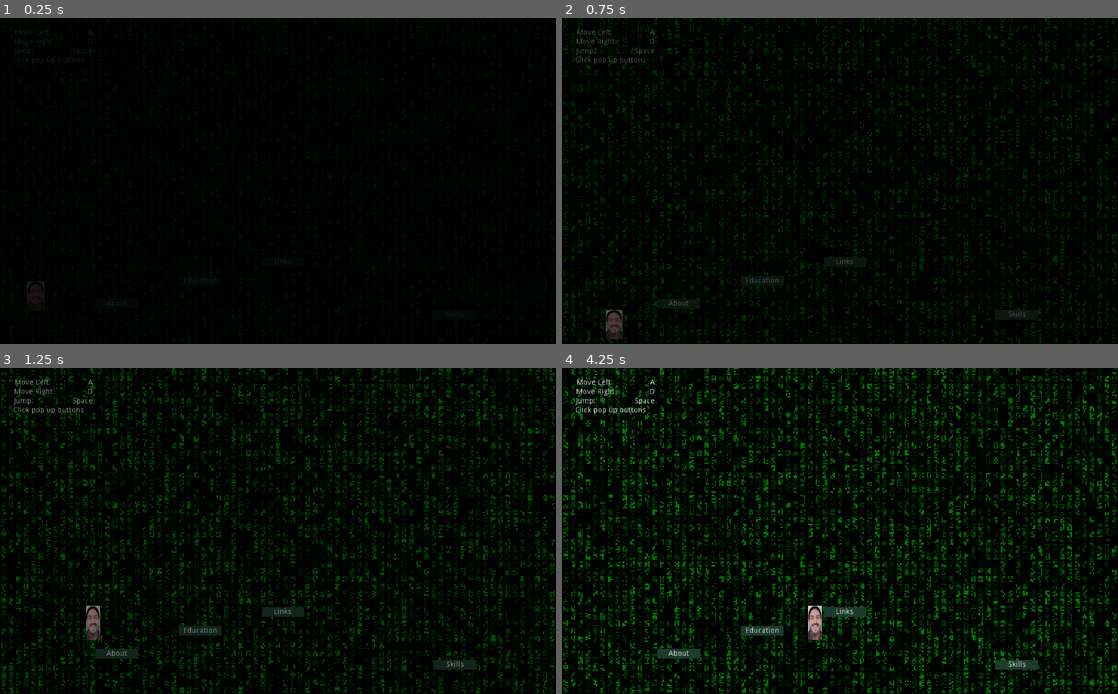
Above: before the commit, frames 1-4 (two rows, left to right).
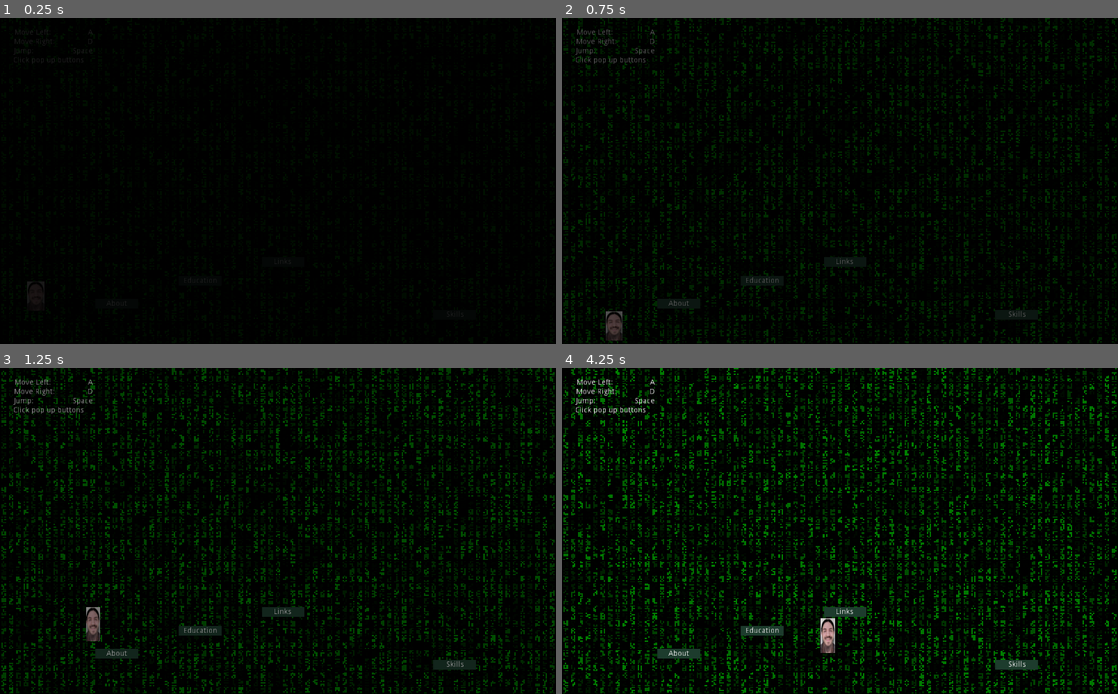
Above: after the commit, the same moments.

Repository: jayaarrgh/GodotResume
Game: Godot game, scene res://PlatformerResume.tscn
Two runs of this game, one before a commit and one after it. Both use one fixed random seed, a clock stepped at 60 frames per second and the inputs below.
Inputs:
- Up to frame 1 (0.25 s): no input
- Up to frame 2 (0.75 s): hold Right (ui_right) from 0.53 s (still down)
- Up to frame 3 (1.25 s): keep holding Right (ui_right); tap Space (ui_select) at 0.77 s
- Up to frame 4 (4.25 s): tap Space (ui_select) at 1.52, 3.02, 3.77 s; release Right (ui_right) at 2.03 s; hold Left (ui_left) 2.03-2.78 s; hold Right (ui_right) from 2.78 s (still down)

Frame 1 is identical in both runs. In frame 2, less than 0.1% of the frame differs, in the area x 7-11%, y 89-99%; in frame 3, 0.1%; in frame 4, 0.5%, in the area x 44-50%, y 72-88%.

Commit message:
renames & reparents

Diff:
--- a/PlatformerResume.tscn
+++ b/PlatformerResume.tscn
@@ -433,7 +433,7 @@
 anchor_right = 1.0
 anchor_bottom = 1.0
 
-[node name="AnimationPlayer" type="AnimationPlayer" parent="."]
+[node name="FadeIn" type="AnimationPlayer" parent="."]
 autoplay = "open"
 anims/RESET = SubResource( 18 )
 anims/open = SubResource( 19 )
@@ -441,23 +441,23 @@
 [node name="Node2D" type="Node2D" parent="."]
 
 [node name="Floor" type="StaticBody2D" parent="Node2D"]
-position = Vector2( 526, 601 )
+position = Vector2( 521, 604 )
 
 [node name="CollisionShape2D" type="CollisionShape2D" parent="Node2D/Floor"]
 position = Vector2( -13, 0 )
 shape = SubResource( 1 )
 
 [node name="WallLeft" type="StaticBody2D" parent="Node2D"]
-position = Vector2( 526, 540 )
+position = Vector2( 512, 540 )
 
 [node name="CollisionShape2D" type="CollisionShape2D" parent="Node2D/WallLeft"]
 position = Vector2( -516, -236 )
 shape = SubResource( 5 )
 
-[node name="WallLeft2" type="StaticBody2D" parent="Node2D"]
+[node name="WallRight" type="StaticBody2D" parent="Node2D"]
 position = Vector2( 526, 540 )
 
-[node name="CollisionShape2D" type="CollisionShape2D" parent="Node2D/WallLeft2"]
+[node name="CollisionShape2D" type="CollisionShape2D" parent="Node2D/WallRight"]
 position = Vector2( 504, -236 )
 shape = SubResource( 5 )
 
@@ -501,27 +501,27 @@
 anims/RESET = SubResource( 8 )
 anims/popup = SubResource( 9 )
 
-[node name="PlatformAbout2" type="StaticBody2D" parent="Node2D"]
+[node name="PlatformEdu" type="StaticBody2D" parent="Node2D"]
 position = Vector2( 369, 484 )
 script = ExtResource( 2 )
 
-[node name="Sprite" type="Sprite" parent="Node2D/PlatformAbout2"]
+[node name="Sprite" type="Sprite" parent="Node2D/PlatformEdu"]
 self_modulate = Color( 0.113725, 0.235294, 0.176471, 1 )
 position = Vector2( -0.5, -1.90735e-06 )
 scale = Vector2( 1.64583, 0.375 )
 texture = ExtResource( 3 )
 
-[node name="CollisionShape2D" type="CollisionShape2D" parent="Node2D/PlatformAbout2"]
+[node name="CollisionShape2D" type="CollisionShape2D" parent="Node2D/PlatformEdu"]
 shape = SubResource( 2 )
 
-[node name="Label" type="Label" parent="Node2D/PlatformAbout2"]
+[node name="Label" type="Label" parent="Node2D/PlatformEdu"]
 margin_left = -31.0
 margin_top = -7.0
 margin_right = 31.0
 margin_bottom = 7.0
 text = "Education"
 
-[node name="TextPopUp" type="Label" parent="Node2D/PlatformAbout2"]
+[node name="TextPopUp" type="Label" parent="Node2D/PlatformEdu"]
 visible = false
 margin_left = -171.0
 margin_top = -116.0
@@ -530,31 +530,31 @@
 rect_pivot_offset = Vector2( 145, 7 )
 text = "B.A. Philosophy at the University of Missouri"
 
-[node name="Area2D" type="Area2D" parent="Node2D/PlatformAbout2"]
+[node name="Area2D" type="Area2D" parent="Node2D/PlatformEdu"]
 monitorable = false
 
-[node name="CollisionShape2D" type="CollisionShape2D" parent="Node2D/PlatformAbout2/Area2D"]
+[node name="CollisionShape2D" type="CollisionShape2D" parent="Node2D/PlatformEdu/Area2D"]
 position = Vector2( 1, -10 )
 shape = SubResource( 4 )
 
-[node name="AnimationPlayer" type="AnimationPlayer" parent="Node2D/PlatformAbout2"]
+[node name="AnimationPlayer" type="AnimationPlayer" parent="Node2D/PlatformEdu"]
 anims/RESET = SubResource( 10 )
 anims/popup = SubResource( 11 )
 
-[node name="PlatformAbout3" type="StaticBody2D" parent="Node2D"]
+[node name="PlatformLinks" type="StaticBody2D" parent="Node2D"]
 position = Vector2( 522, 449 )
 script = ExtResource( 2 )
 
-[node name="Sprite" type="Sprite" parent="Node2D/PlatformAbout3"]
+[node name="Sprite" type="Sprite" parent="Node2D/PlatformLinks"]
 self_modulate = Color( 0.113725, 0.235294, 0.176471, 1 )
 position = Vector2( -0.5, -1.90735e-06 )
 scale = Vector2( 1.64583, 0.375 )
 texture = ExtResource( 3 )
 
-[node name="CollisionShape2D" type="CollisionShape2D" parent="Node2D/PlatformAbout3"]
+[node name="CollisionShape2D" type="CollisionShape2D" parent="Node2D/PlatformLinks"]
 shape = SubResource( 2 )
 
-[node name="Label" type="Label" parent="Node2D/PlatformAbout3"]
+[node name="Label" type="Label" parent="Node2D/PlatformLinks"]
 margin_left = -18.0
 margin_top = -7.0
 margin_right = 20.0
@@ -562,7 +562,7 @@
 rect_pivot_offset = Vector2( 19, 7 )
 text = "Links"
 
-[node name="TextPopUp" type="Label" parent="Node2D/PlatformAbout3"]
+[node name="TextPopUp" type="Label" parent="Node2D/PlatformLinks"]
 visible = false
 margin_left = -171.0
 margin_top = -116.0
@@ -570,7 +570,7 @@
 margin_bottom = -102.0
 rect_pivot_offset = Vector2( 176, 7 )
 
-[node name="Github" type="Button" parent="Node2D/PlatformAbout3/TextPopUp"]
+[node name="Github" type="Button" parent="Node2D/PlatformLinks/TextPopUp"]
 margin_left = 147.0
 margin_top = -37.0
 margin_right = 199.0
@@ -578,7 +578,7 @@
 text = "github"
 script = ExtResource( 5 )
 
-[node name="Itch" type="Button" parent="Node2D/PlatformAbout3/TextPopUp"]
+[node name="Itch" type="Button" parent="Node2D/PlatformLinks/TextPopUp"]
 margin_left = 147.0
 margin_top = -11.0
 margin_right = 199.0
@@ -587,38 +587,38 @@
 script = ExtResource( 5 )
 addr = "https://jayaarrgh.itch.io/"
 
-[node name="Area2D" type="Area2D" parent="Node2D/PlatformAbout3"]
+[node name="Area2D" type="Area2D" parent="Node2D/PlatformLinks"]
 monitorable = false
 
-[node name="CollisionShape2D" type="CollisionShape2D" parent="Node2D/PlatformAbout3/Area2D"]
+[node name="CollisionShape2D" type="CollisionShape2D" parent="Node2D/PlatformLinks/Area2D"]
 position = Vector2( 1, -10 )
 shape = SubResource( 4 )
 
-[node name="AnimationPlayer" type="AnimationPlayer" parent="Node2D/PlatformAbout3"]
+[node name="AnimationPlayer" type="AnimationPlayer" parent="Node2D/PlatformLinks"]
 anims/RESET = SubResource( 12 )
 anims/popup = SubResource( 13 )
 
-[node name="PlatformAbout4" type="StaticBody2D" parent="Node2D"]
+[node name="PlatformSkills" type="StaticBody2D" parent="Node2D"]
 position = Vector2( 838, 546 )
 script = ExtResource( 2 )
 
-[node name="Sprite" type="Sprite" parent="Node2D/PlatformAbout4"]
+[node name="Sprite" type="Sprite" parent="Node2D/PlatformSkills"]
 self_modulate = Color( 0.113725, 0.235294, 0.176471, 1 )
 position = Vector2( -0.5, -1.90735e-06 )
 scale = Vector2( 1.64583, 0.375 )
 texture = ExtResource( 3 )
 
-[node name="CollisionShape2D" type="CollisionShape2D" parent="Node2D/PlatformAbout4"]
+[node name="CollisionShape2D" type="CollisionShape2D" parent="Node2D/PlatformSkills"]
 shape = SubResource( 2 )
 
-[node name="Label" type="Label" parent="Node2D/PlatformAbout4"]
+[node name="Label" type="Label" parent="Node2D/PlatformSkills"]
 margin_left = -16.0
 margin_top = -7.0
 margin_right = 22.0
 margin_bottom = 7.0
 text = "Skills"
 
-[node name="TextPopUp" type="Label" parent="Node2D/PlatformAbout4"]
+[node name="TextPopUp" type="Label" parent="Node2D/PlatformSkills"]
 visible = false
 margin_left = -171.0
 margin_top = -116.0
@@ -630,14 +630,14 @@
 18+ years making music"
 valign = 1
 
-[node name="Area2D" type="Area2D" parent="Node2D/PlatformAbout4"]
+[node name="Area2D" type="Area2D" parent="Node2D/PlatformSkills"]
 monitorable = false
 
-[node name="CollisionShape2D" type="CollisionShape2D" parent="Node2D/PlatformAbout4/Area2D"]
+[node name="CollisionShape2D" type="CollisionShape2D" parent="Node2D/PlatformSkills/Area2D"]
 position = Vector2( 1, -10 )
 shape = SubResource( 4 )
 
-[node name="AnimationPlayer" type="AnimationPlayer" parent="Node2D/PlatformAbout4"]
+[node name="AnimationPlayer" type="AnimationPlayer" parent="Node2D/PlatformSkills"]
 anims/RESET = SubResource( 14 )
 anims/popup = SubResource( 15 )
 
@@ -654,7 +654,7 @@
 [node name="AnimationPlayer" type="AnimationPlayer" parent="Node2D/Player"]
 anims/jump = SubResource( 7 )
 
-[node name="Label" type="Label" parent="."]
+[node name="HelpLabel" type="Label" parent="."]
 margin_left = 24.0
 margin_top = 20.0
 margin_right = 137.0
@@ -667,11 +667,11 @@
 
 [connection signal="body_entered" from="Node2D/PlatformAbout/Area2D" to="Node2D/PlatformAbout" method="_on_Area2D_body_entered"]
 [connection signal="body_exited" from="Node2D/PlatformAbout/Area2D" to="Node2D/PlatformAbout" method="_on_Area2D_body_exited"]
-[connection signal="body_entered" from="Node2D/PlatformAbout2/Area2D" to="Node2D/PlatformAbout2" method="_on_Area2D_body_entered"]
-[connection signal="body_exited" from="Node2D/PlatformAbout2/Area2D" to="Node2D/PlatformAbout2" method="_on_Area2D_body_exited"]
-[connection signal="pressed" from="Node2D/PlatformAbout3/TextPopUp/Github" to="Node2D/PlatformAbout3/TextPopUp/Github" method="_on_Github_pressed"]
-[connection signal="pressed" from="Node2D/PlatformAbout3/TextPopUp/Itch" to="Node2D/PlatformAbout3/TextPopUp/Itch" method="_on_Github_pressed"]
-[connection signal="body_entered" from="Node2D/PlatformAbout3/Area2D" to="Node2D/PlatformAbout3" method="_on_Area2D_body_entered"]
-[connection signal="body_exited" from="Node2D/PlatformAbout3/Area2D" to="Node2D/PlatformAbout3" method="_on_Area2D_body_exited"]
-[connection signal="body_entered" from="Node2D/PlatformAbout4/Area2D" to="Node2D/PlatformAbout4" method="_on_Area2D_body_entered"]
-[connection signal="body_exited" from="Node2D/PlatformAbout4/Area2D" to="Node2D/PlatformAbout4" method="_on_Area2D_body_exited"]
+[connection signal="body_entered" from="Node2D/PlatformEdu/Area2D" to="Node2D/PlatformEdu" method="_on_Area2D_body_entered"]
+[connection signal="body_exited" from="Node2D/PlatformEdu/Area2D" to="Node2D/PlatformEdu" method="_on_Area2D_body_exited"]
+[connection signal="pressed" from="Node2D/PlatformLinks/TextPopUp/Github" to="Node2D/PlatformLinks/TextPopUp/Github" method="_on_Github_pressed"]
+[connection signal="pressed" from="Node2D/PlatformLinks/TextPopUp/Itch" to="Node2D/PlatformLinks/TextPopUp/Itch" method="_on_Github_pressed"]
+[connection signal="body_entered" from="Node2D/PlatformLinks/Area2D" to="Node2D/PlatformLinks" method="_on_Area2D_body_entered"]
+[connection signal="body_exited" from="Node2D/PlatformLinks/Area2D" to="Node2D/PlatformLinks" method="_on_Area2D_body_exited"]
+[connection signal="body_entered" from="Node2D/PlatformSkills/Area2D" to="Node2D/PlatformSkills" method="_on_Area2D_body_entered"]
+[connection signal="body_exited" from="Node2D/PlatformSkills/Area2D" to="Node2D/PlatformSkills" method="_on_Area2D_body_exited"]
